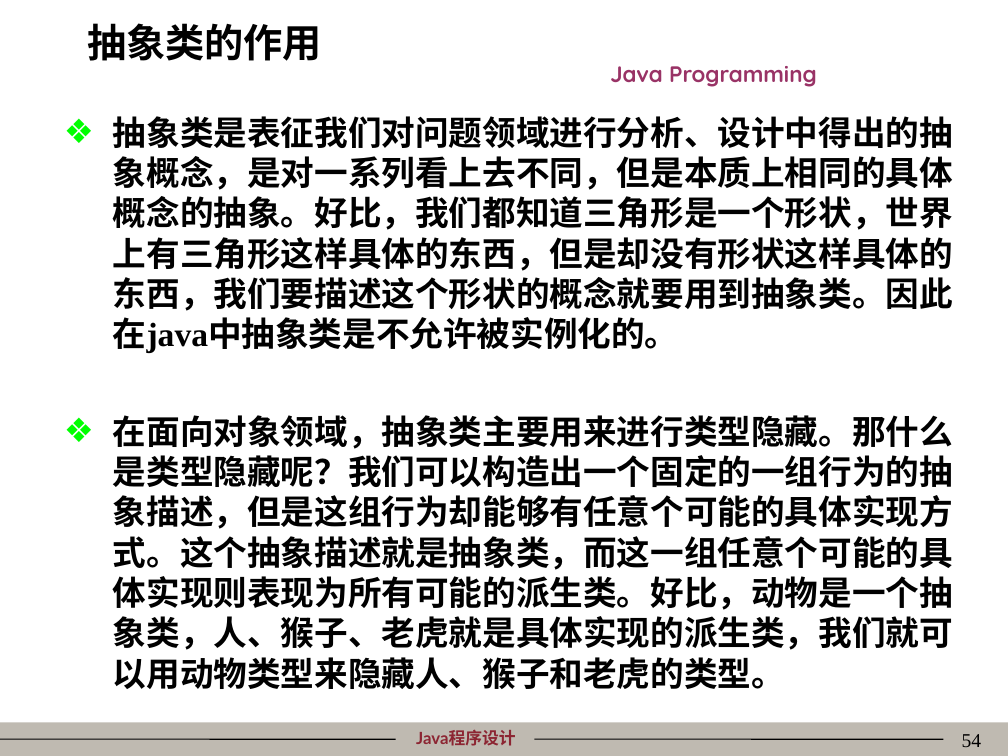
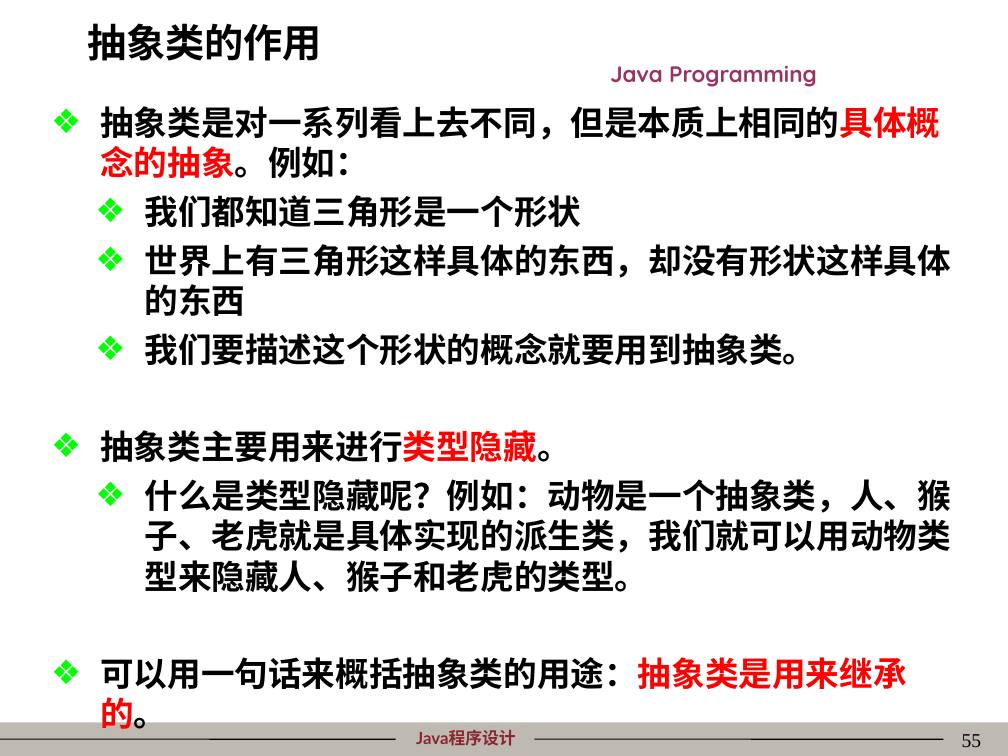
Before and after one commit to mordeky/Java, a slide deck: slide 55 of PPT/04类的封装性、继承性、多态性与接口.ppt (slide 54 before the commit). Drawn at 1008x756 pixels with LibreOffice and Linux fonts; fonts in the diff are those of the drawing; background and template pictures are left out. Boxes give left, top, right and bottom in pixels: in the first picture for what was removed or moved away, otherwise in the second. Text is boxed around its words. In the diff, an @@ line names an element or a change of style, - is before the commit and + after.

Commit message:
修正chp04的PPT, 增加了抽象类、接口、内部类的Java代码.

```diff
--- a/PPT/04类的封装性、继承性、多态性与接口.ppt
+++ b/PPT/04类的封装性、继承性、多态性与接口.ppt
@@ text at [100,106,950,736]: text changed; font Times New Roman to Noto Sans CJK SC @@
-❖ 抽象类是表征我们对问题领域进行分析、设计中得出的抽象概念，是对一系列看上去不同，但是本质上相同的具体概念的抽象。好比，我们都知道三角形是一个形状，世界上有三角形这样具体的东西，但是却没有形状这样具体的东西，我们要描述这个形状的概念就要用到抽象类。因此在java中抽象类是不允许被实例化的。
-❖ 在面向对象领域，抽象类主要用来进行类型隐藏。那什么是类型隐藏呢？我们可以构造出一个固定的一组行为的抽象描述，但是这组行为却能够有任意个可能的具体实现方式。这个抽象描述就是抽象类，而这一组任意个可能的具体实现则表现为所有可能的派生类。好比，动物是一个抽象类，人、猴子、老虎就是具体实现的派生类，我们就可以用动物类型来隐藏人、猴子和老虎的类型。
+❖ 抽象类是对一系列看上去不同，但是本质上相同的具体概念的抽象。例如：
+  ❖ 我们都知道三角形是一个形状
+  ❖ 世界上有三角形这样具体的东西，却没有形状这样具体的东西
+  ❖ 我们要描述这个形状的概念就要用到抽象类。
+❖ 抽象类主要用来进行类型隐藏。
+  ❖ 什么是类型隐藏呢？例如：动物是一个抽象类，人、猴子、老虎就是具体实现的派生类，我们就可以用动物类型来隐藏人、猴子和老虎的类型。
+❖ 可以用一句话来概括抽象类的用途：抽象类是用来继承的。
@@ page number at [962,734,982,747]: text changed @@
-54
+55
```
Also in this commit, not shown: 11 other slides changed, 3 slides added, 17 slides removed, 15 other files.
